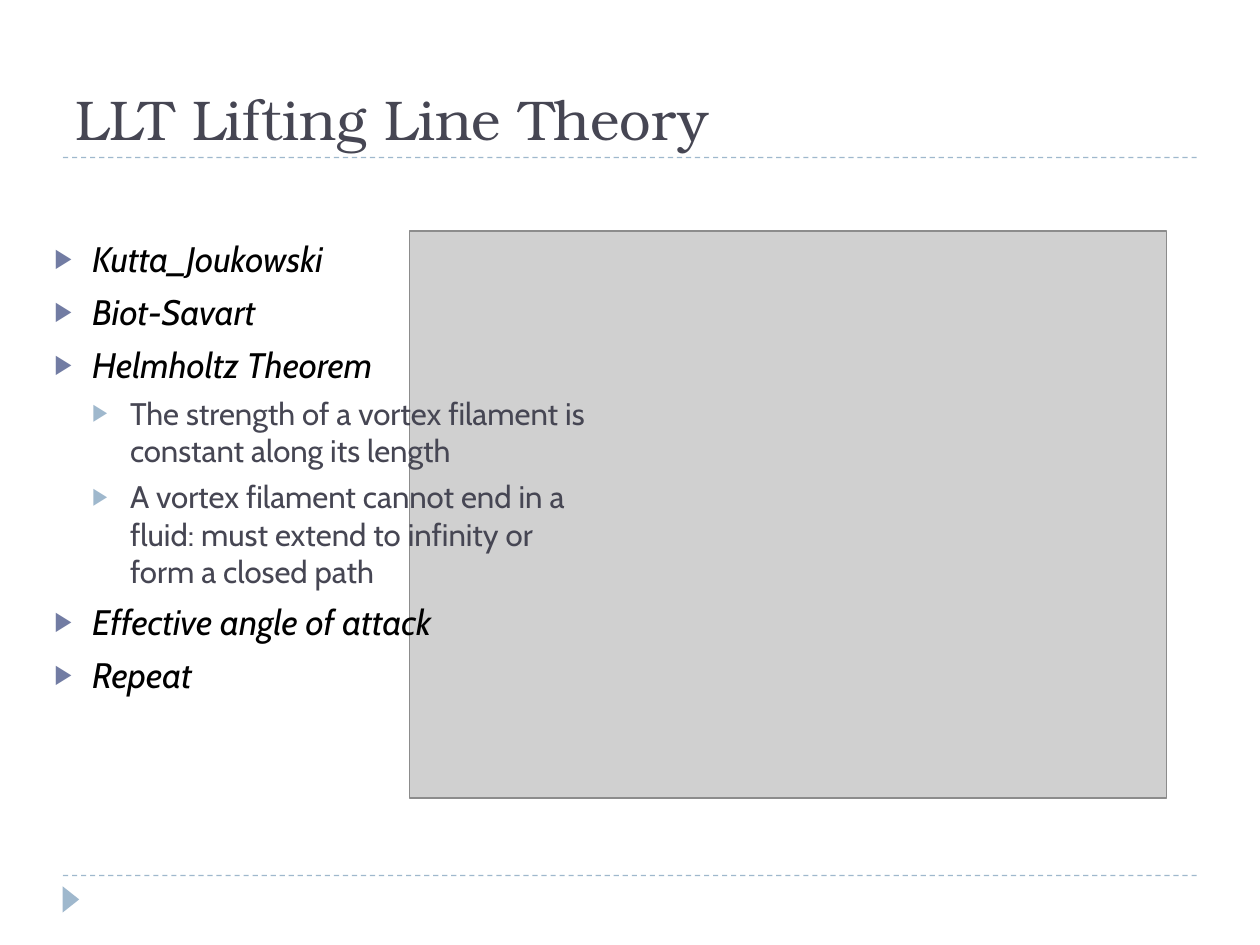
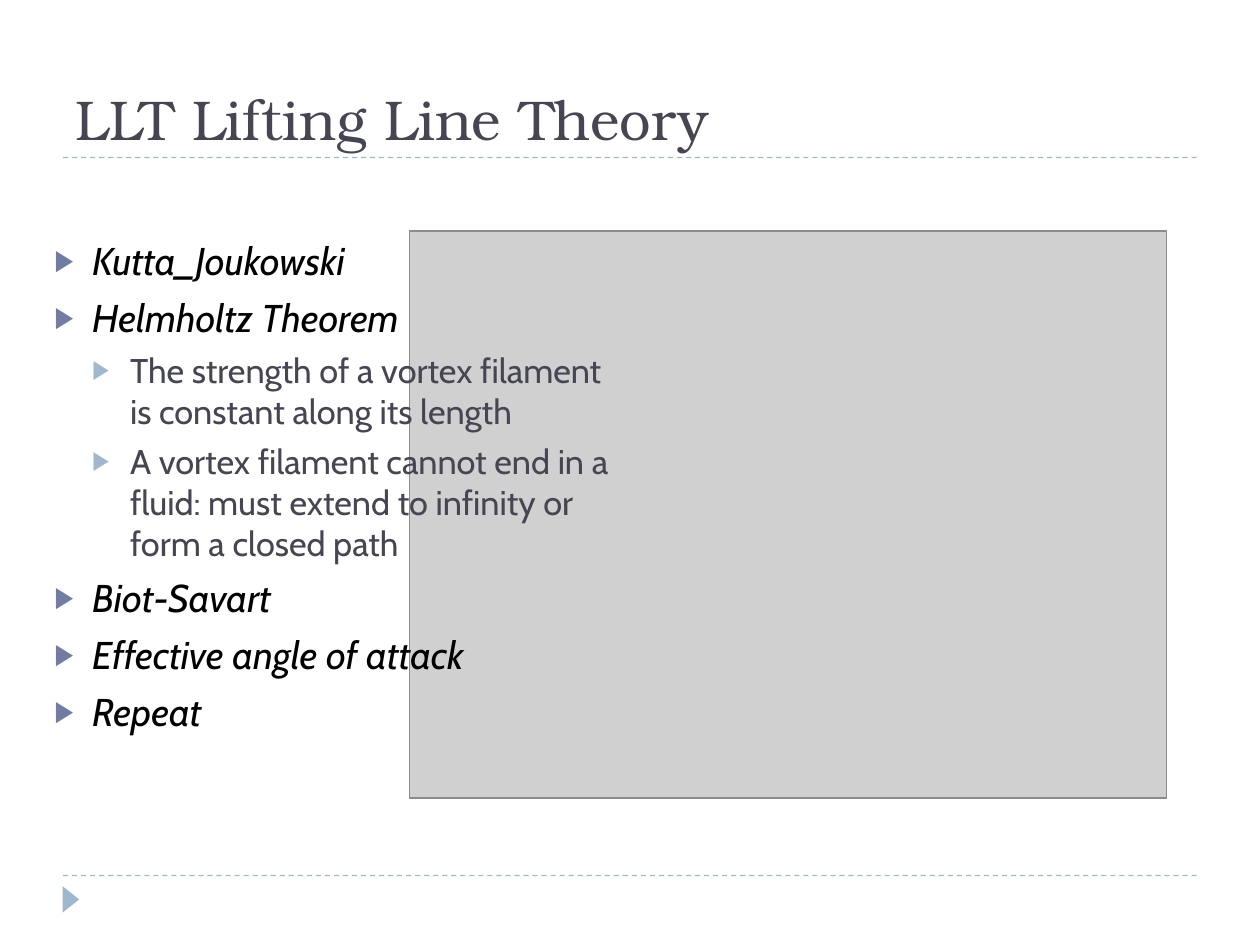
Before and after one commit to colinparker/Pterosaur, a slide deck: slide 8 of XFLR5 Methods and Their Application in.pptx (slide 6 before the commit). Drawn at 1260x945 pixels with LibreOffice and Linux fonts; fonts in the diff are those of the drawing; grey boxes stand for pictures. Boxes give left, top, right and bottom in pixels: in the first picture for what was removed or moved away, otherwise in the second. Text is boxed around its words. In the diff, an @@ line names an element or a change of style, - is before the commit and + after.

```diff
--- a/XFLR5 Methods and Their Application in.pptx
+++ b/XFLR5 Methods and Their Application in.pptx
@@ text at [92,246,608,735]: size 20.1 to 22.1 pt in "Kutta_Joukowski", "Helmholtz Theorem", "Effective angle of attack", "Repeat"; size 17.8 to 19.6 pt in "The strength of a vortex filament is ...", "A vortex filament cannot end in a ..." @@
@@ text at [92,299,255,326]: paragraph removed @@
-▶ Biot-Savart
@@ text at [92,584,271,613]: paragraph added @@
+▶ Biot-Savart
```
Also in this commit, not shown: 4 other slides changed, 1 slide added, 3 other files.
